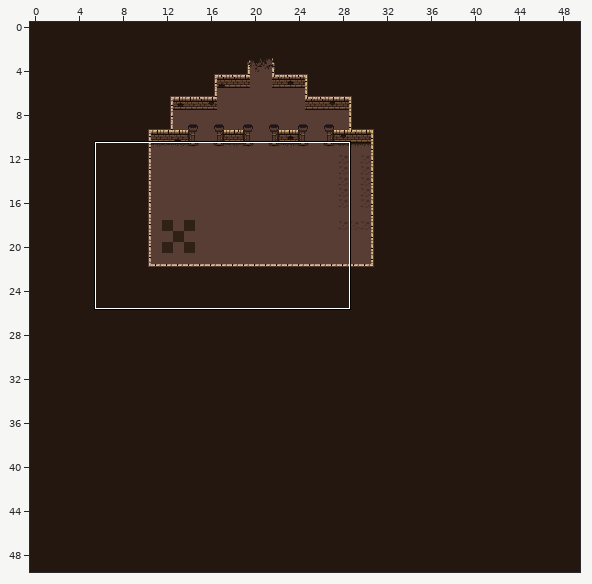
An edit to a level. Tiled map, android/assets/levels/test_level.tmx. The picture above shows the old version from afar; the outline marks the close-up.
Close-up. The starting point:
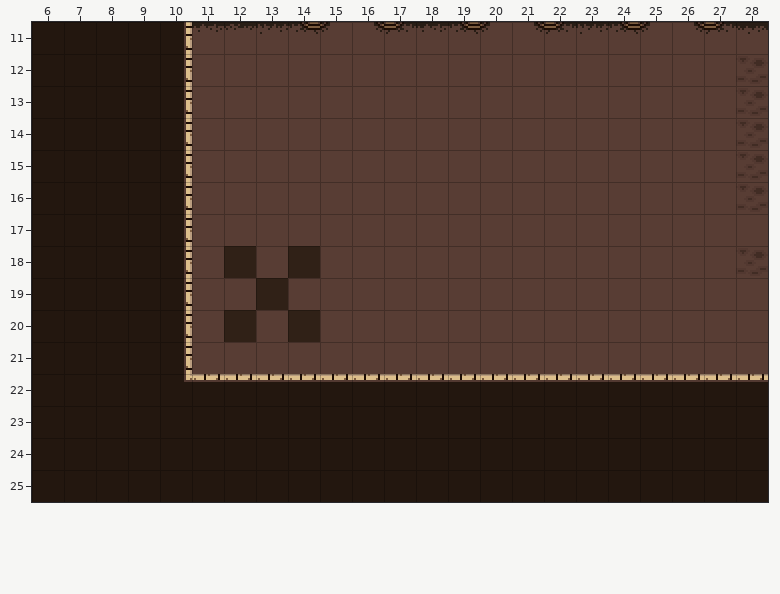
Cells are 16x16 px. Shown: x 6..28, y 11..25.
The result:
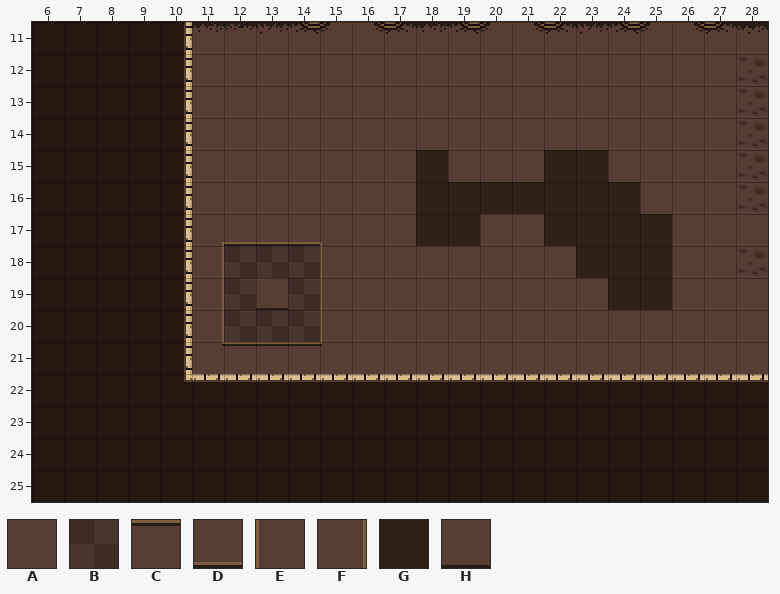
Key: from "PixelDungeonTileset": A 42, B 44, C 50, D 52, E 54, F 54 flipped left-right, G 61, H 62.
_ is an empty cell.
Difference:
Layer "floor":
Tile A gives way to tile B in row 18 at x 13; in row 19 at x 12 and 14; in row 20 at x 13.
Tile G gives way to tile B in row 18 at x 12 and 14; in row 20 at x 12 and 14.
Tile A gives way to tile C in row 21 at x 12 to 14.
Tile A gives way to tile D in row 17 at x 12 to 14.
Tile A gives way to tile E in rows 18 to 20 at x 15.
Tile A gives way to tile F in rows 18 to 20 at x 11.
Tile A gives way to tile G in row 15 at x 18 and 22 to 23; in row 16 at x 18 to 24; in row 17 at x 18 to 19 and 22 to 25; in row 18 at x 23 to 25; in row 19 at x 24 to 25.
Tile G gives way to tile H in row 19 at x 13.
